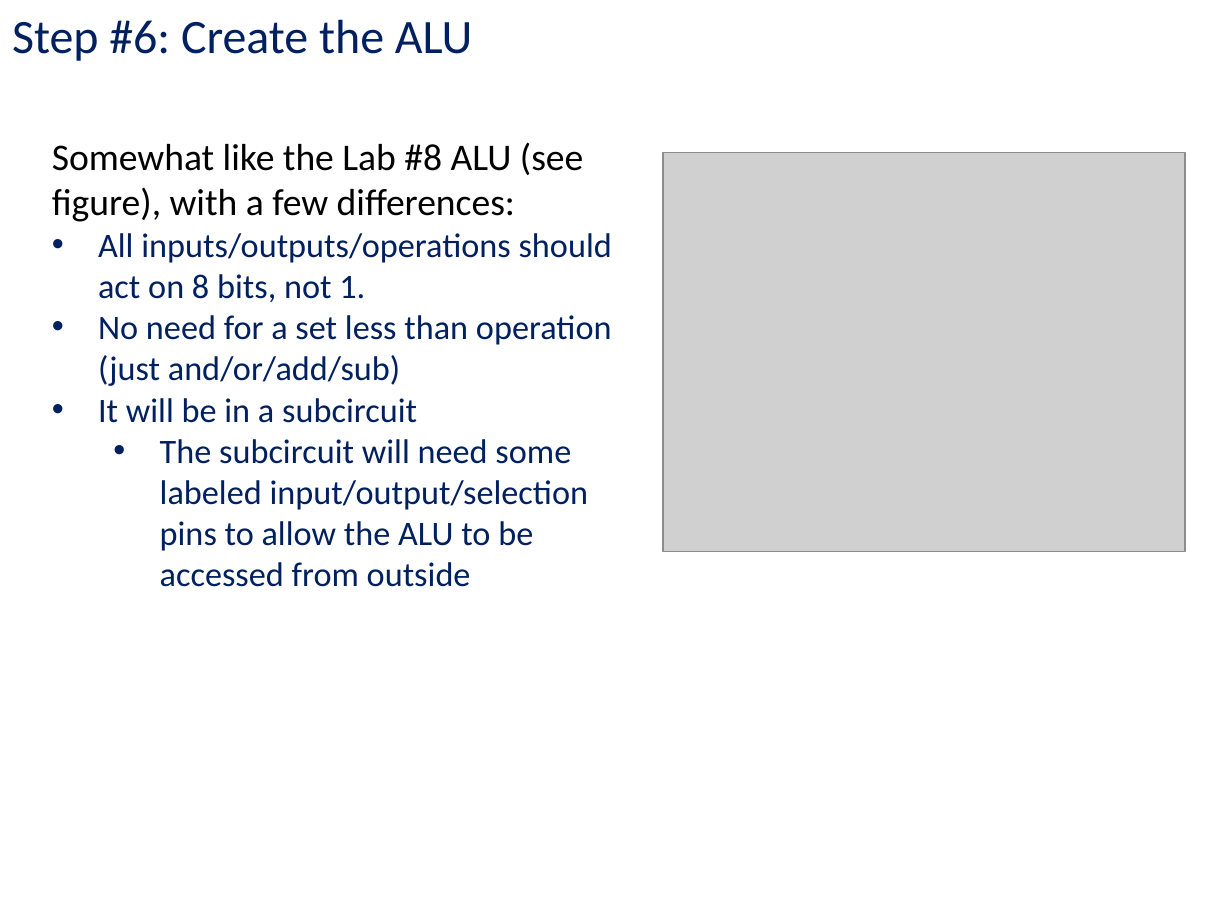
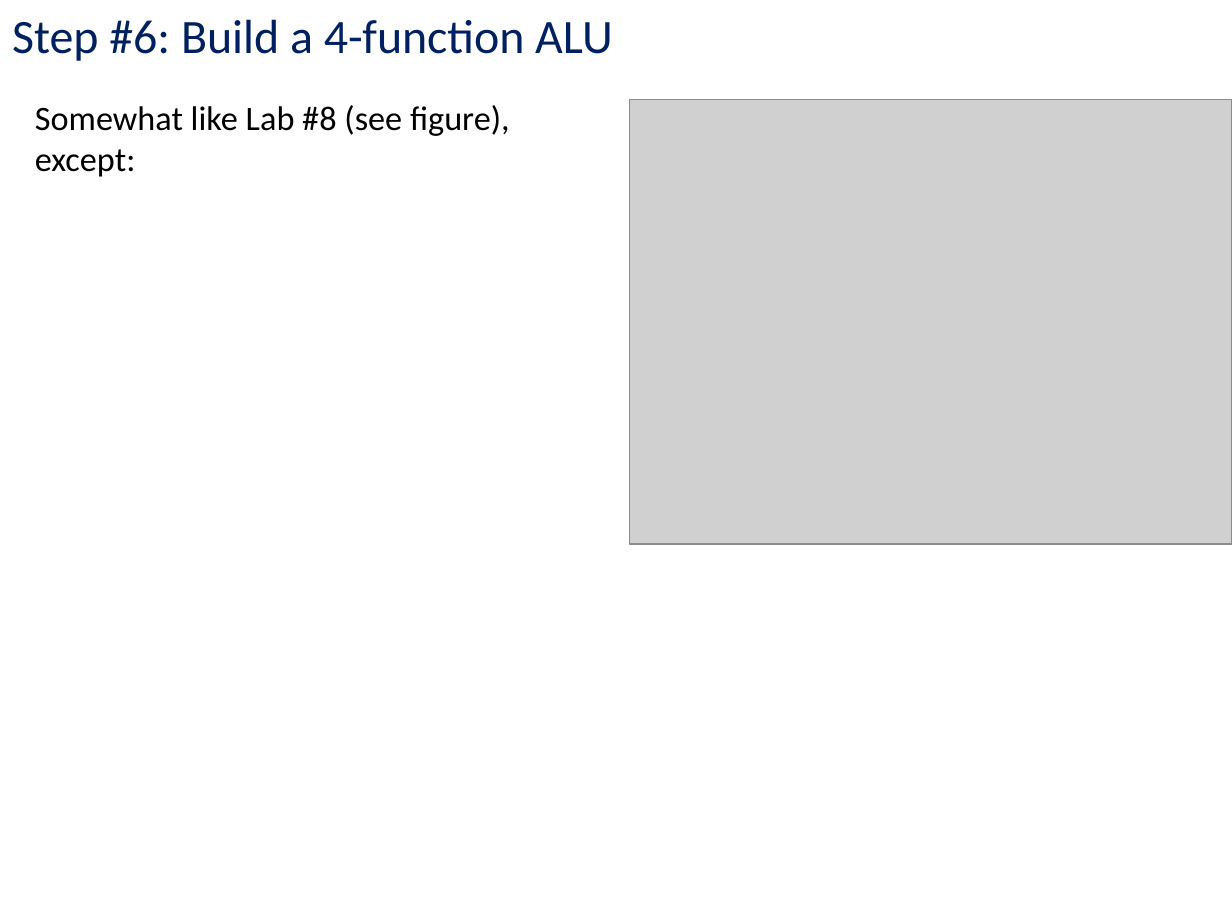
Before and after one commit to kc13/CS447TK, a slide deck: slide 7 of cs447tk_rec_lab10_apr2.pptx. Drawn at 1232x924 pixels with LibreOffice and Linux fonts; fonts in the diff are those of the drawing; grey boxes stand for pictures. Boxes give left, top, right and bottom in pixels: in the first picture for what was removed or moved away, otherwise in the second. Text is boxed around its words. In the diff, an @@ line names an element or a change of style, - is before the commit and + after.

```diff
--- a/cs447tk_rec_lab10_apr2.pptx
+++ b/cs447tk_rec_lab10_apr2.pptx
@@ text at <box>12,19,613,61</box>: text changed @@
-Step #6: Create the ALU
+Step #6: Build a 4-function ALU
@@ text added at <box>35,105,510,177</box>, 20 pt, text #000000 @@
+Somewhat like Lab #8 (see figure), except:
@@ picture: place and size @@
-picture at <box>663,153,1185,552</box>
+picture at <box>630,100,1232,545</box>
@@ text removed at <box>52,142,612,587</box> @@
-Somewhat like the Lab #8 ALU (see figure), with a few differences:
-• All inputs/outputs/operations should act on 8 bits, not 1.
-• No need for a set less than operation (just and/or/add/sub)
-• It will be in a subcircuit
-  • The subcircuit will need some labeled input/output/selection pins to allow the ALU to be accessed from outside
```
Also in this commit, not shown: 3 other slides changed, 7 slides removed.
